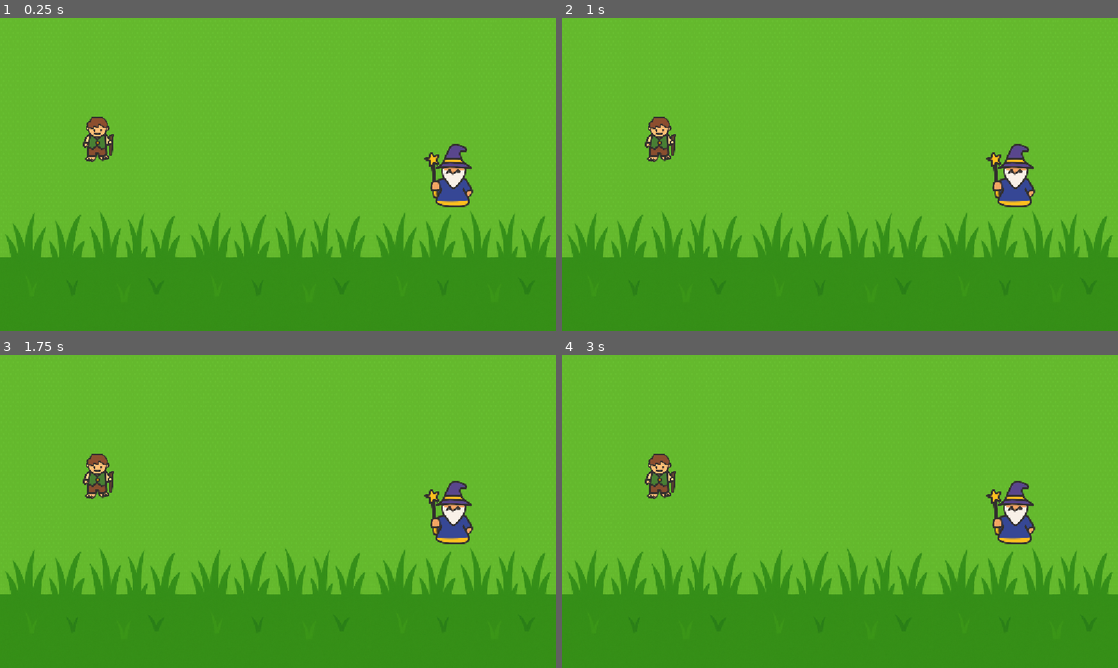
Above: before the commit, frames 1-4 (two rows, left to right).
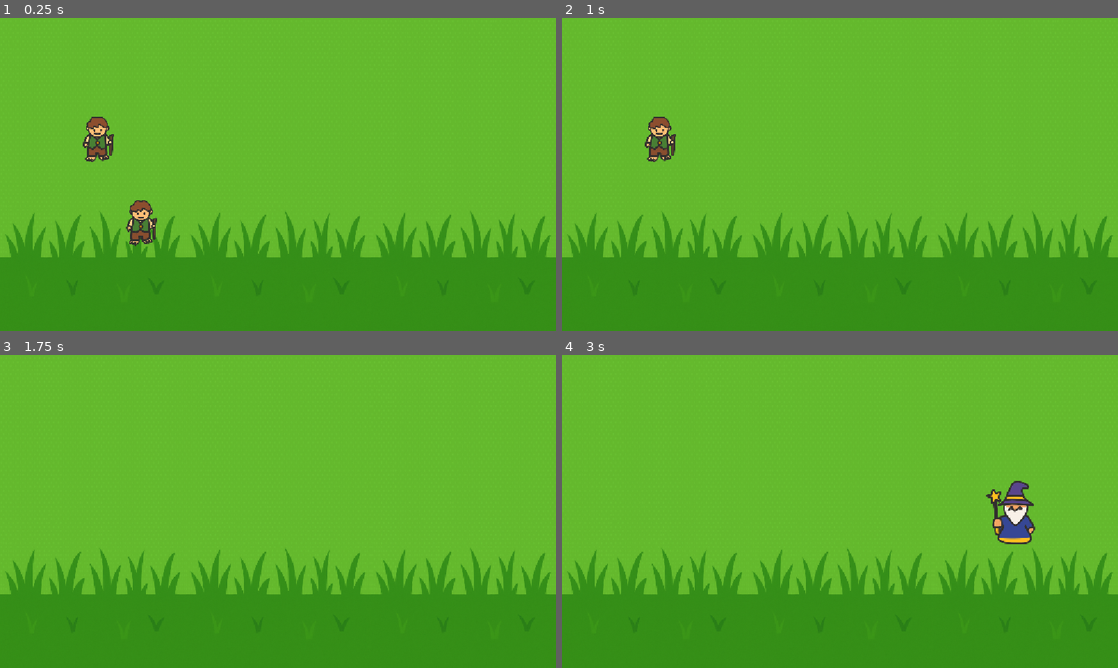
Above: after the commit, the same moments.

Repository: ShayLuan/GameDevTest
Game: Godot game, scene res://Scenes/World/World.tscn
Two runs of this game, one before a commit and one after it. Both use one fixed random seed, a clock stepped at 60 frames per second and the inputs below.
Inputs:
- Up to frame 1 (0.25 s): no input
- Up to frame 2 (1 s): tap Enter at 0.5 s
- Up to frame 3 (1.75 s): tap Space at 1.25 s
- Up to frame 4 (3 s): tap Enter at 2 s; tap Space at 2.75 s

The runs differ from the first frame. In frame 1, 1.7% of the frame differs, in the area x 22-86%, y 40-73%; in frame 2, 1.2%; in frame 3, 1.7%, in the area x 14-86%, y 31-61%; in frame 4, 0.6%.

Commit message:
signals part 1

Diff:
--- a/essentials/Scenes/Hobbit/Hobbit.gd
+++ b/essentials/Scenes/Hobbit/Hobbit.gd
@@ -1,7 +1,9 @@
 class_name Hobbit
 
 extends Node2D
+@export var hide_time: float = 2.0
 @onready var sprite_2d: Sprite2D = $Sprite2D
+@onready var hide_timer: Timer = $HideTimer
 
 var p_frames: int = 0
 var ph_frames: int = 0
@@ -17,14 +19,7 @@
 
 # Called when the node enters the scene tree for the first time.
 func _ready() -> void:
-	print("_ready: %s, %s " % [get_instance_id(), name])
+	hide_timer.start(hide_time)
 
-
-# Called every frame. 'delta' is the elapsed time since the previous frame.
-func _process(delta: float) -> void:
-	p_frames += 1
-	print("_process %d" % p_frames)
-
-func _physics_process(delta: float) -> void:
-	ph_frames += 1
-	print("_physics_process %d" % ph_frames)
+func _on_timer_timeout_hide() -> void:
+	hide()
--- a/essentials/Scenes/Hobbit/Hobbit.tscn
+++ b/essentials/Scenes/Hobbit/Hobbit.tscn
@@ -9,3 +9,9 @@
 [node name="Sprite2D" type="Sprite2D" parent="." unique_id=1170754238]
 scale = Vector2(0.5, 0.5)
 texture = ExtResource("1_y5jml")
+
+[node name="HideTimer" type="Timer" parent="." unique_id=1171836584]
+wait_time = 2.0
+one_shot = true
+
+[connection signal="timeout" from="HideTimer" to="." method="_on_timer_timeout_hide"]
--- a/essentials/Scenes/Wizard/Wizard.gd
+++ b/essentials/Scenes/Wizard/Wizard.gd
@@ -1,13 +1,11 @@
 class_name Wizard
 
 extends Node2D
-
+@onready var reveal_timer: Timer = $RevealTimer
 
 # Called when the node enters the scene tree for the first time.
 func _ready() -> void:
-	pass
+	hide()
 
-
-# Called every frame. 'delta' is the elapsed time since the previous frame.
-func _process(delta: float) -> void:
-	pass
+func _on_reveal_timer_timeout() -> void:
+	show()
--- a/essentials/Scenes/Wizard/Wizard.tscn
+++ b/essentials/Scenes/Wizard/Wizard.tscn
@@ -9,3 +9,10 @@
 [node name="Sprite2D" type="Sprite2D" parent="." unique_id=1275374933]
 scale = Vector2(0.7, 0.7)
 texture = ExtResource("1_ui2fd")
+
+[node name="RevealTimer" type="Timer" parent="." unique_id=1717980522]
+wait_time = 2.0
+one_shot = true
+autostart = true
+
+[connection signal="timeout" from="RevealTimer" to="." method="_on_reveal_timer_timeout"]
--- a/essentials/Scenes/World/World.tscn
+++ b/essentials/Scenes/World/World.tscn
@@ -12,6 +12,11 @@
 
 [node name="Hobbit" parent="." unique_id=907800685 instance=ExtResource("2_ouhkt")]
 position = Vector2(204, 251)
+hide_time = 1.5
+
+[node name="Hobbit2" parent="." unique_id=1842517122 instance=ExtResource("2_ouhkt")]
+position = Vector2(294, 424)
+hide_time = 1.0
 
 [node name="Wizard" parent="." unique_id=1894173785 instance=ExtResource("3_5jr8x")]
 position = Vector2(929, 326)
